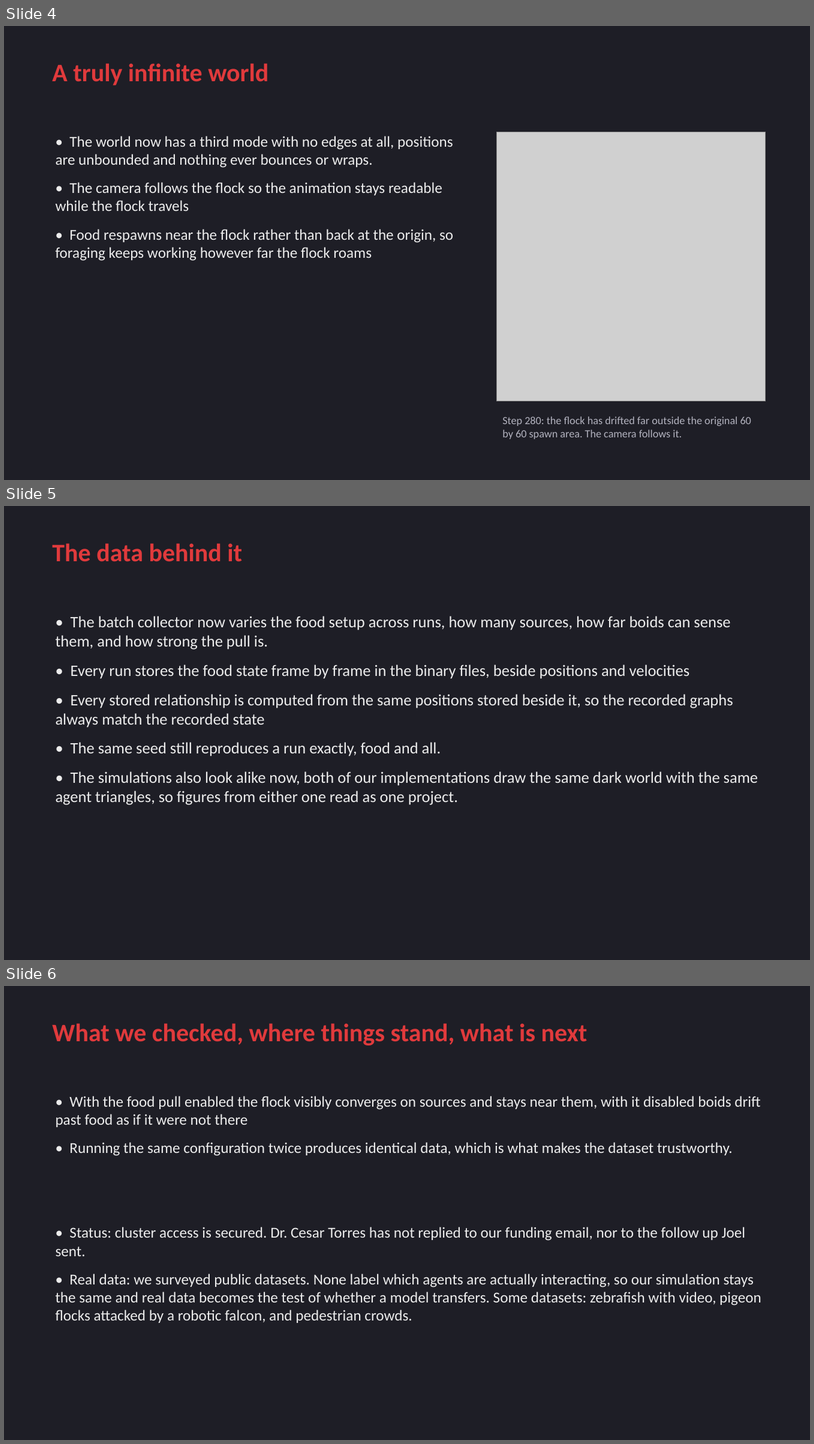
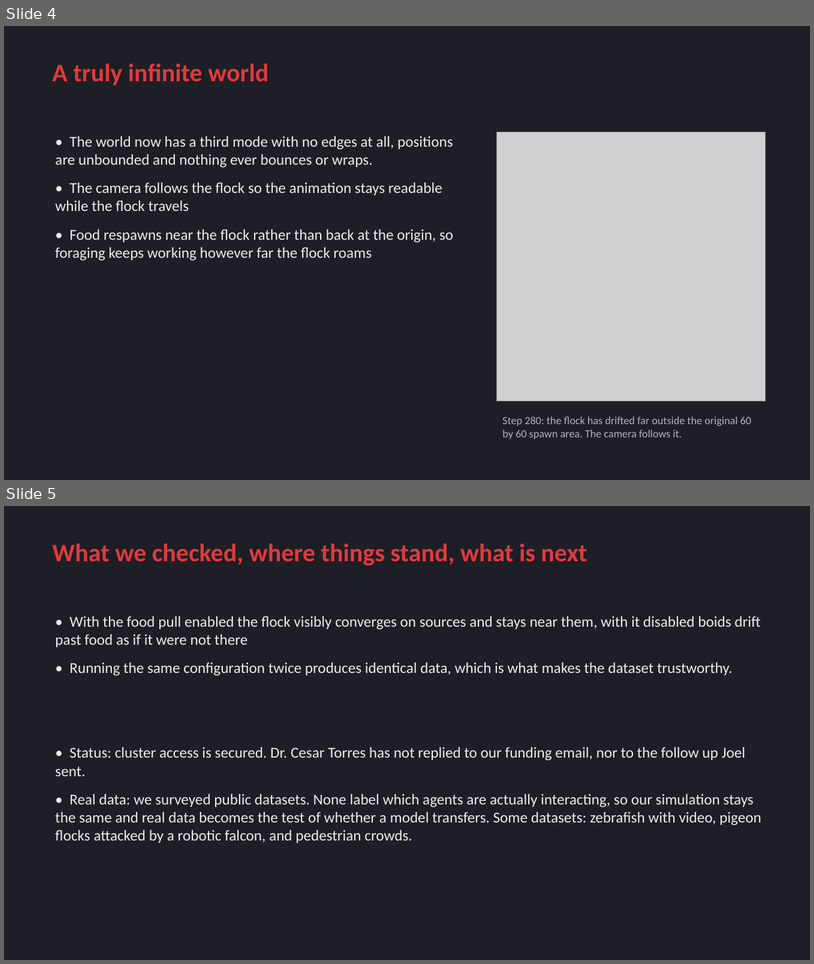
Before and after one commit to MustafaNazeer/Boids-Simulation-Research, a slide deck: meetings/july/28/presentation/progress-deck.pptx. Shown one above the other, each under a label of ours: slides 4, 5 and 6 before the commit, slides 4 and 5 after it. The pictures are 814x1444 and 814x964 pixels, drawn with LibreOffice and Linux fonts; fonts in the diff are those of the drawing; grey boxes stand for pictures. Boxes give left, top, right and bottom in pixels: in the first picture for what was removed or moved away, otherwise in the second. Text is boxed around its words. In the diff, an @@ line names an element or a change of style, - is before the commit and + after.

Commit message:
Replace the July 28 deck with the version that was actually presented
The published copy was built before the deck was finished by hand. It carried
a sixth slide, "The data behind it", that was cut, and its findings slide
still quoted a test count of 109 that was later measured to be 118.

This is the file from the working copy, six slides rather than seven.

```diff
--- a/meetings/july/28/presentation/progress-deck.pptx
+++ b/meetings/july/28/presentation/progress-deck.pptx
@@ slide 5 removed at [4, 506, 810, 960], background #1E1E26 @@
@@ text removed at [52, 543, 242, 562] @@
-The data behind it
@@ text removed at [56, 616, 758, 805] @@
-• The batch collector now varies the food setup across runs, how many sources, how far boids can sense them, and how strong the pull is.
-• Every run stores the food state frame by frame in the binary files, beside positions and velocities
-• Every stored relationship is computed from the same positions stored beside it, so the recorded graphs always match the recorded state
-• The same seed still reproduces a run exactly, food and all.
-• The simulations also look alike now, both of our implementations draw the same dark world with the same agent triangles, so figures from either one read as one project.
@@ what was slide 6 is now slide 5 @@
```
